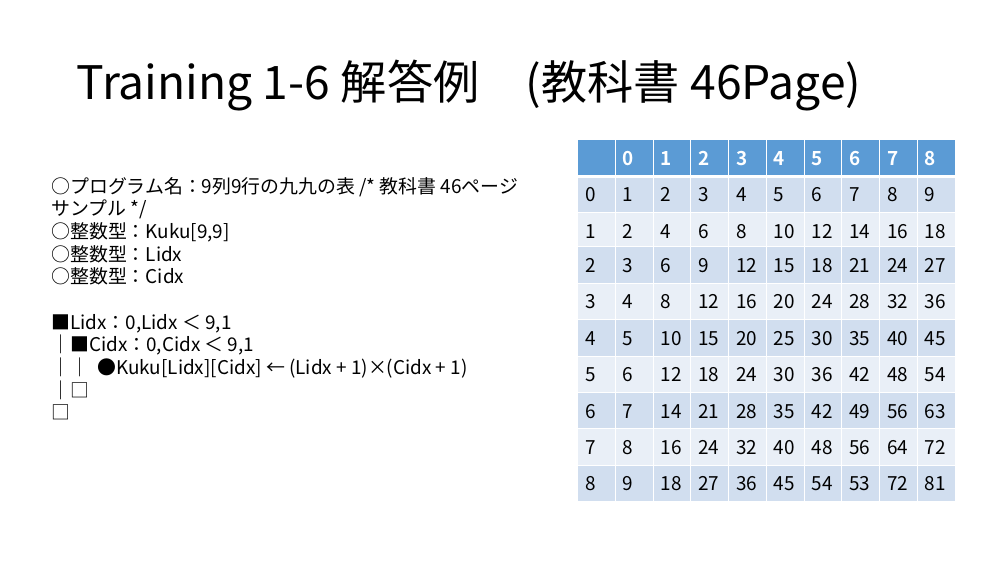
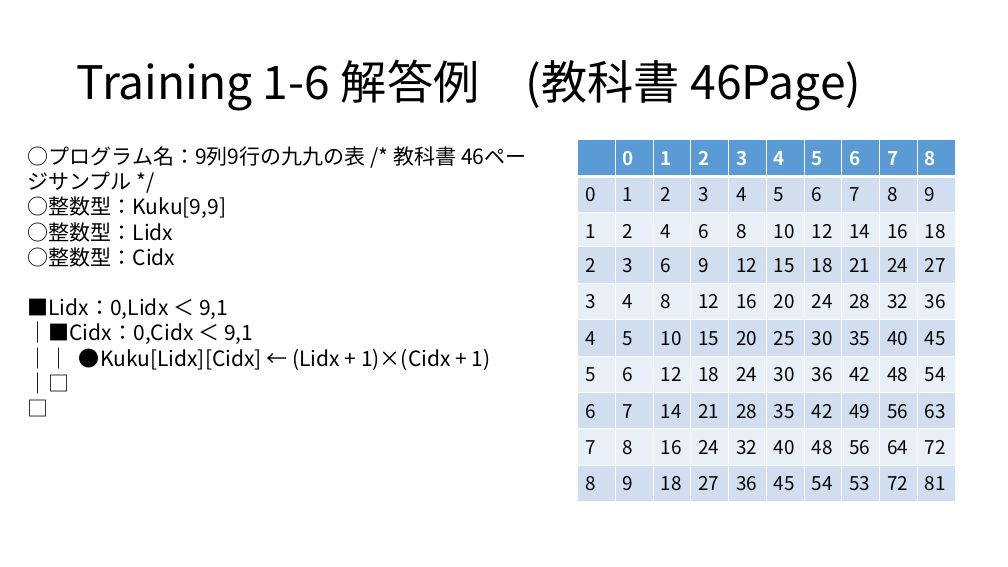
Before and after one commit to masakage/algorithm, a slide deck: slide 8 of docs/第7回2次元配列・計算量.pptx. Drawn at 1008x567 pixels with LibreOffice and Linux fonts; fonts in the diff are those of the drawing. Boxes give left, top, right and bottom in pixels: in the first picture for what was removed or moved away, otherwise in the second. Text is boxed around its words. In the diff, an @@ line names an element or a change of style, - is before the commit and + after.

```diff
--- a/docs/第7回2次元配列・計算量.pptx
+++ b/docs/第7回2次元配列・計算量.pptx
@@ text "○プログラム名：9列9行の九九の表 /* 教科書 46ページサンプル */": place and size @@
-text "○プログラム名：9列9行の九九の表 /* 教科書 46ページサンプル */" at [51, 177, 468, 378]
+text "○プログラム名：9列9行の九九の表 /* 教科書 46ページサンプル */" at [27, 146, 491, 370]
@@ text "○プログラム名：9列9行の九九の表 /* 教科書 46ページサンプル */" at [27, 146, 491, 370]: size 18 to 20 pt @@
```
Also in this commit, not shown: 5 other slides changed.
